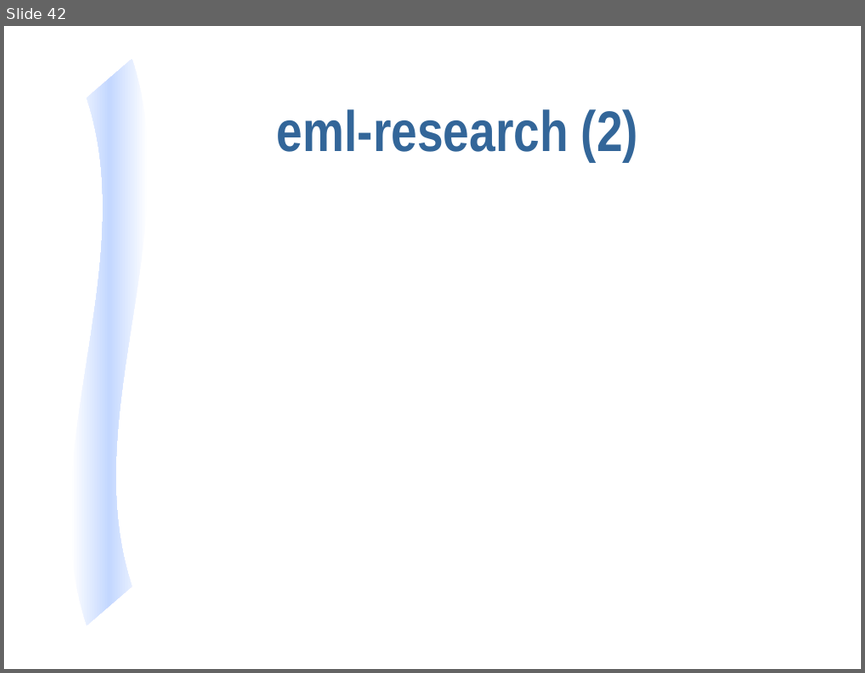
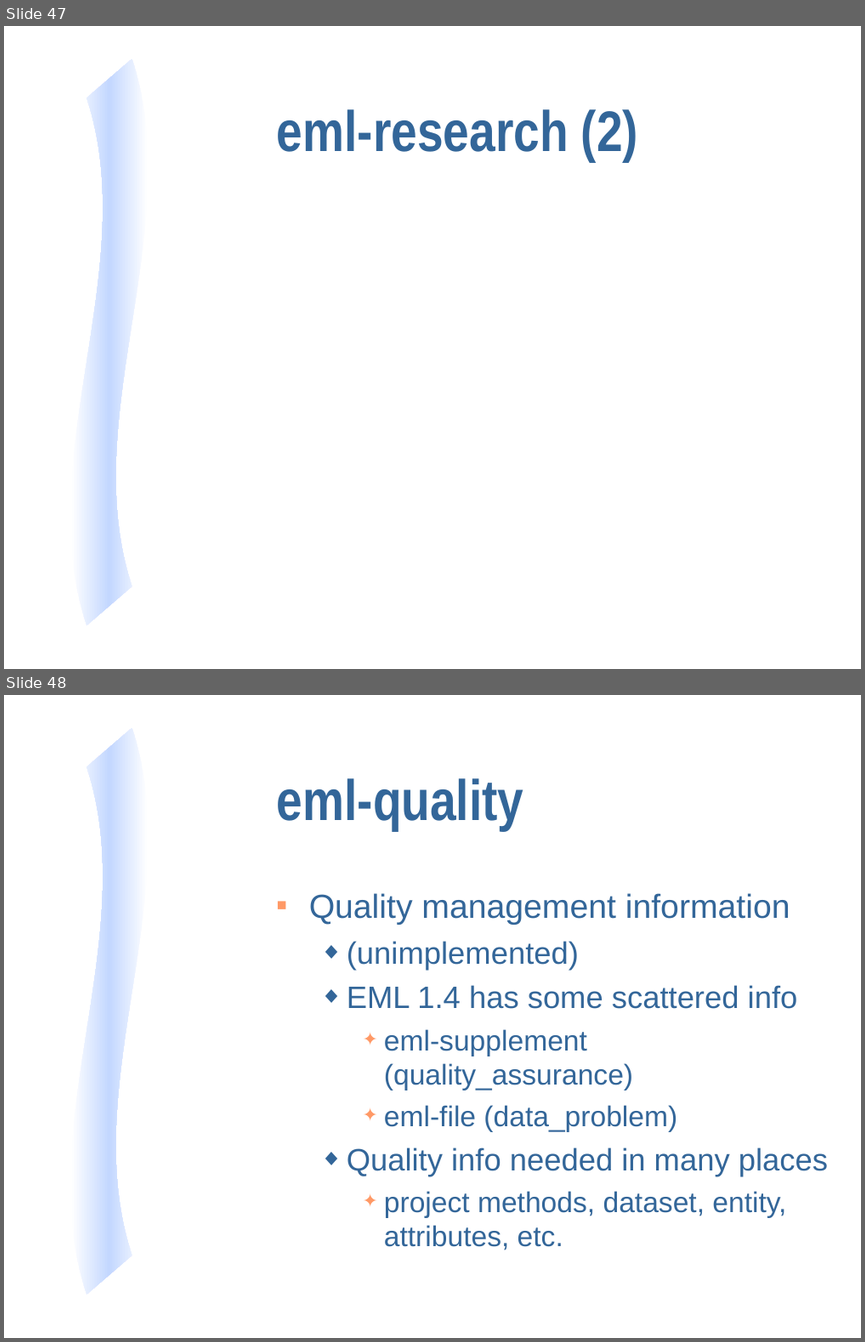
Before and after one commit to NCEAS/eml, a slide deck: display/eml-overview-200010402.ppt. Shown one above the other, each under a label of ours: slide 42 before the commit, slides 47 and 48 after it. The pictures are 865x673 and 865x1342 pixels, drawn with LibreOffice and Linux fonts; fonts in the diff are those of the drawing. Boxes give left, top, right and bottom in pixels: in the first picture for what was removed or moved away, otherwise in the second. Text is boxed around its words. In the diff, an @@ line names an element or a change of style, - is before the commit and + after.

```diff
--- a/display/eml-overview-200010402.ppt
+++ b/display/eml-overview-200010402.ppt
@@ slide 48 added at box(4, 695, 861, 1338), background #FFFFFF; not listed: 1 template element that a slide beside it also shows @@
@@ title added at box(277, 778, 524, 830), 48 pt, text #336699, bold @@
+eml-quality
@@ text added at box(309, 893, 828, 1250), 24 pt, text #336699 @@
+■ Quality management information
+  ◆ (unimplemented)
+  ◆ EML 1.4 has some scattered info
+    ✦ eml-supplement (quality_assurance)
+    ✦ eml-file (data_problem)
+  ◆ Quality info needed in many places
+    ✦ project methods, dataset, entity, attributes, etc.
@@ what was slide 42 is now slide 47 @@
```
Also in this commit, not shown: 6 slides changed, 13 other slides added, 1 slide removed.
